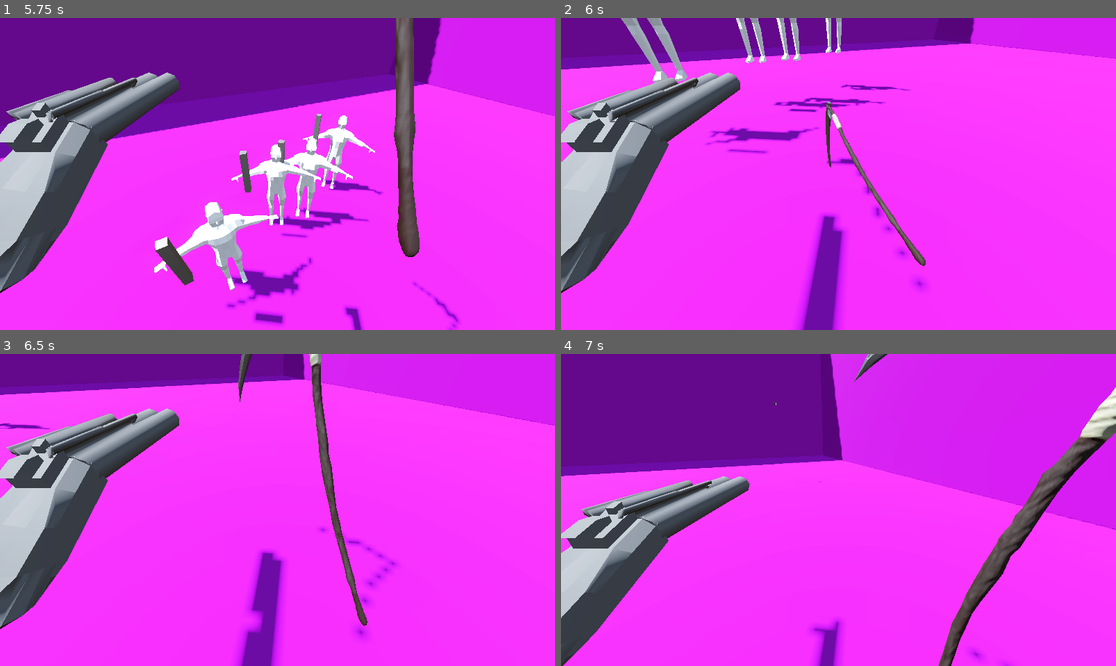
Above: before the commit, frames 1-4 (two rows, left to right).
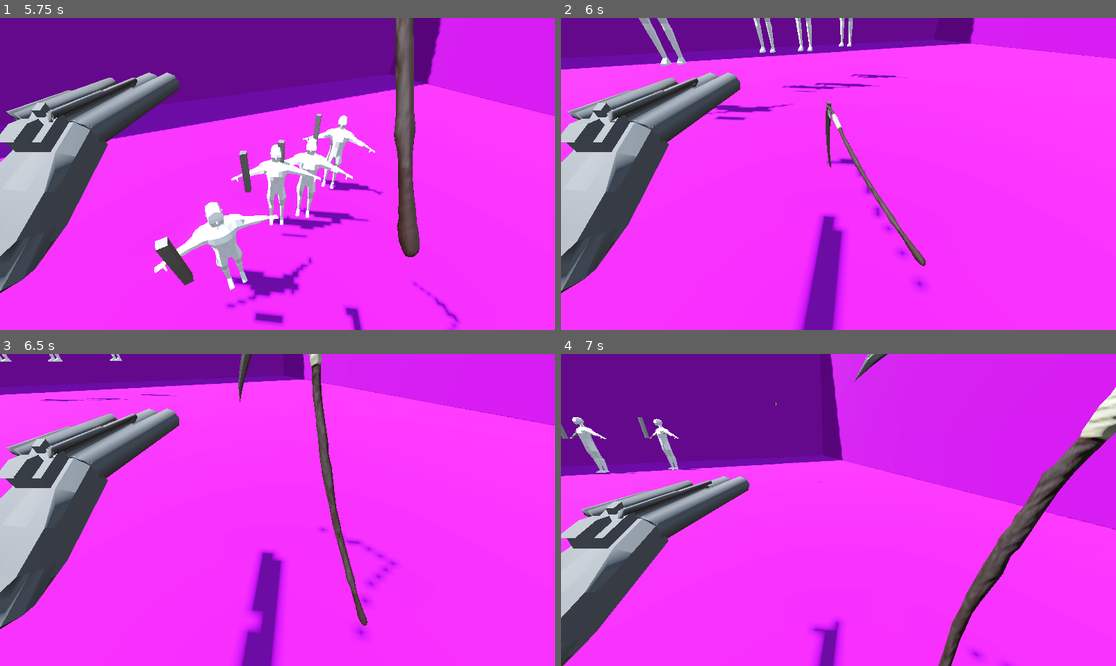
Above: after the commit, the same moments.

Repository: SeminixDev/pandora-boomer-shooter
Game: Godot game, scene res://World/world.tscn
Same seed, same stepped clock (60 frames per second), same inputs: the game is played once before the commit and once after it.
Inputs:
- Up to frame 1 (5.75 s): hold Right (right1) 0.53-1.28 s; hold S (down2) 0.53-1.28 s; hold Down (down1) 1.28-2.03 s; tap A (left2) at 1.35, 4.35 s; hold Right (right1) 2.03-2.78 s; hold D (right2) 2.03-2.78 s; hold Up (up1) 2.78-3.53 s; tap W (up2) at 2.85 s; hold S (down2) 3.53-4.28 s; hold Left (left1) 3.53-5.03 s; hold Down (down1) from 5.03 s (still down); hold D (right2) from 5.03 s (still down)
- Up to frame 2 (6 s): release Down (down1) at 5.78 s; release D (right2) at 5.78 s; hold Right (right1) from 5.78 s (still down); tap W (up2) at 5.85 s
- Up to frame 3 (6.5 s): keep holding Right (right1)
- Up to frame 4 (7 s): release Right (right1) at 6.53 s; hold Up (up1) from 6.53 s (still down); hold S (down2) from 6.53 s (still down)

Frame 1 is identical in both runs. In frame 2, 3.7% of the frame differs, in the area x 10-63%, y 0-44%; in frame 3, 0.3%; in frame 4, 0.8%.

Commit message:
Customisable scythe attributes

Diff:
--- a/Weapons/scythe.gd
+++ b/Weapons/scythe.gd
@@ -2,9 +2,18 @@
 
 signal attack_finished
 
+@export_group("Quick Attack")
 @export var quick_damage: int = 20
+@export var quick_knockback_force: float = 20.0
+@export var quick_stun_duration: float = 0.4
+
+@export_group("Heavy Attack")
 @export var heavy_damage: int = 40
+@export var heavy_knockback_horizontal: float = 10.0
+@export var heavy_knockback_vertical: float = 5.0
+@export var heavy_stun_duration: float = 2.5
 
+@export_group("Dependencies")
 @onready var primary_hitbox: Area3D = %PrimaryHitbox
 @onready var heavy_hitbox: Area3D = %HeavyHitbox
 @onready var animation_player: AnimationPlayer = %ScytheAnimationPlayer
@@ -39,16 +48,16 @@
 
 func _on_primary_hitbox_body_entered(body: Node3D) -> void:
 	if body.has_method("apply_hit") and body != owner:
-		# Small pushback, tiny stun
-		var knockback = global_transform.basis.z * 20.0
-		body.apply_hit(quick_damage, knockback, 0.4)
+		var knockback = global_transform.basis.z * quick_knockback_force
+		body.apply_hit(quick_damage, knockback, quick_stun_duration)
 
 func _on_heavy_hitbox_body_entered(body: Node3D) -> void:
 	if body.has_method("apply_hit") and body != owner:
 		# Launch into the air (Y-axis) + push away from impact center
 		var push_dir = (body.global_position - global_position)
 		push_dir.y = 0.0
-		push_dir = push_dir.normalized()
+		if push_dir.length() > 0: # Safety check to avoid division by zero
+			push_dir = push_dir.normalized()
 
-		var knockback = (push_dir * 3.0) + (Vector3.UP * 5.0)
-		body.apply_hit(heavy_damage, knockback, 2.5) # Stunned for 2.5s
+		var knockback = (push_dir * heavy_knockback_horizontal) + (Vector3.UP * heavy_knockback_vertical)
+		body.apply_hit(heavy_damage, knockback, heavy_stun_duration)
